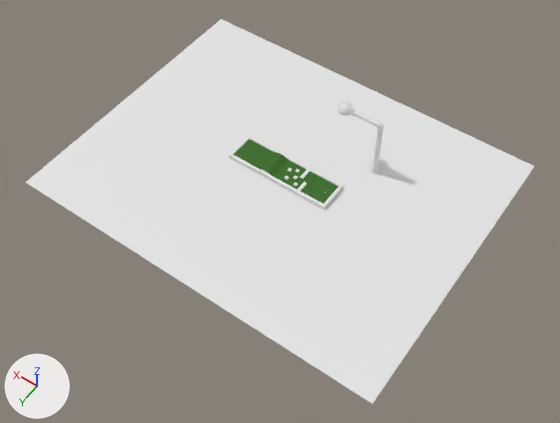
Before and after pictures for a commit that changed the FBX model Assets/Models/minigolf_hole1.fbx.
The view is the same before and after, from a 50 mm lens placed at (-24.2, 30.3, 42.7), pointed at (-4.7, 3.1, -0.2). The axes (+X, +Y, +Z) are drawn at lower left. The lights are the same throughout. Where no turn or scale is listed for an object, it has been applied to the vertices.

In view in the first picture: 'Background', 'Ground', 'Top'.
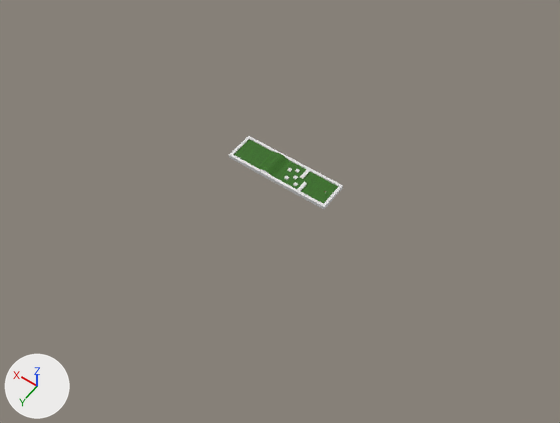
Boxes (x1, y1, x2, y2) around the edits, measured in the pictures (560 x 423 px):
'Background', deleted
    before: (26, 19, 534, 404)

What changed in the scene script:
```text
Remove ob_background:
    ob_background = bpy.data.objects.new('Background', me_background_001)
    ob_background.location = (0.0, 0.0, 0.0)
```
